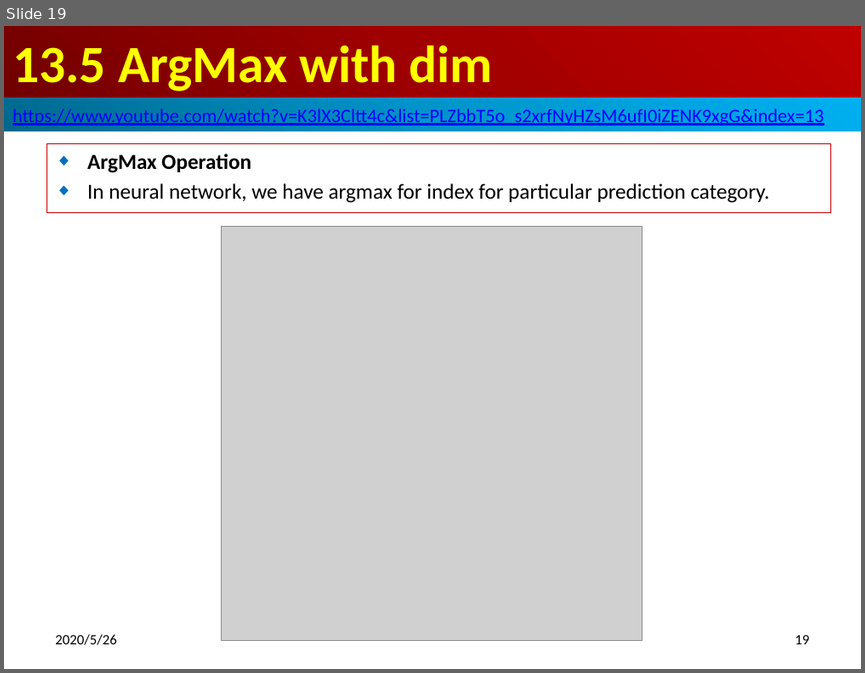
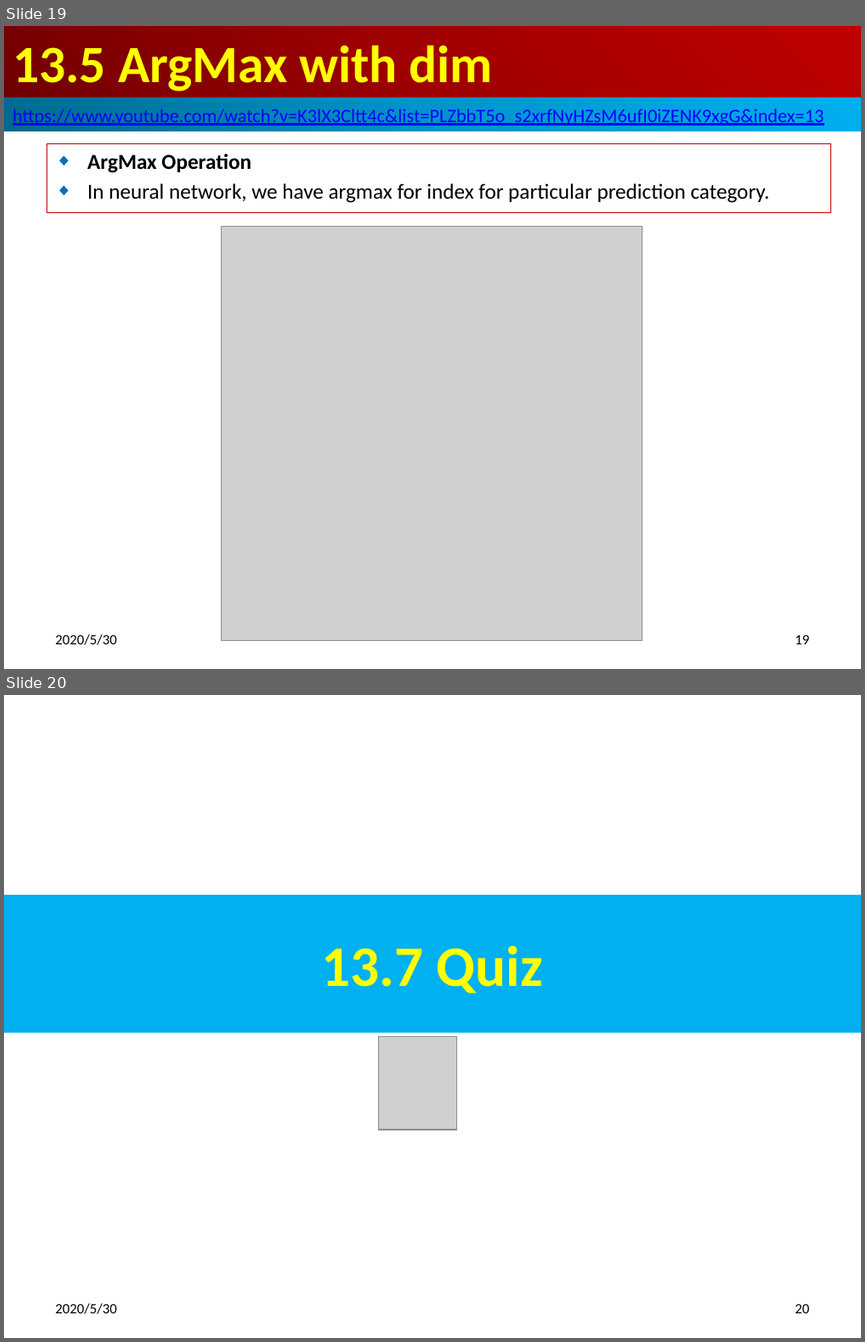
Before and after one commit to peterhchen/900_PyTorch, a slide deck: 13_ArgMaxReduction.pptx. Shown one above the other, each under a label of ours: slide 19 before the commit, slides 19 and 20 after it. The pictures are 865x673 and 865x1342 pixels, drawn with LibreOffice and Linux fonts; fonts in the diff are those of the drawing; grey boxes stand for pictures. Boxes give left, top, right and bottom in pixels: in the first picture for what was removed or moved away, otherwise in the second. Text is boxed around its words. In the diff, an @@ line names an element or a change of style, - is before the commit and + after.

Commit message:
Quiz

```diff
--- a/13_ArgMaxReduction.pptx
+++ b/13_ArgMaxReduction.pptx
@@ slide 20 added at bbox=[4, 695, 861, 1338], background #FFFFFF @@
@@ title added at bbox=[4, 895, 861, 1032], fill #00B0F0, 48 pt, text #FFFF00, bold @@
+13.7 Quiz
@@ picture added at bbox=[378, 1037, 456, 1129] @@
@@ text added at bbox=[55, 1303, 116, 1314], 12 pt, text #000000 @@
+2020/5/30
@@ page number added at bbox=[794, 1304, 809, 1313], 12 pt, text #000000 @@
+20
@@ slide 19 changed as well @@
@@ text at bbox=[55, 634, 116, 645]: text changed @@
-2020/5/26
+2020/5/30
```
Also in this commit, not shown: 19 other slides changed, 4 other slides added, 9 other files.
